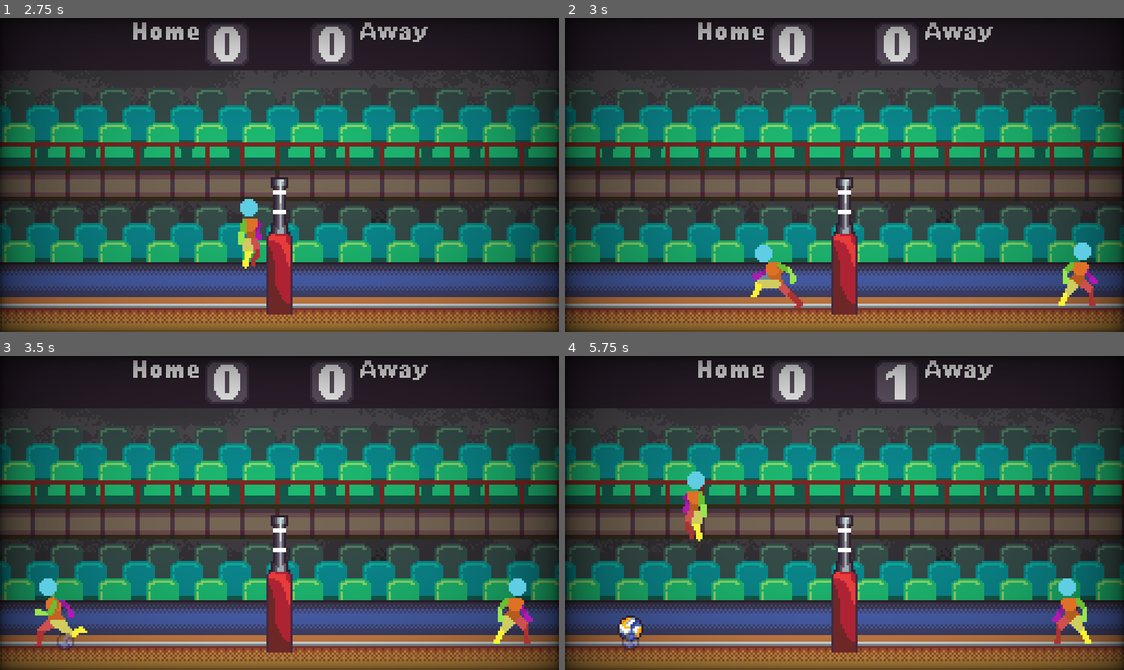
Above: before the commit, frames 1-4 (two rows, left to right).
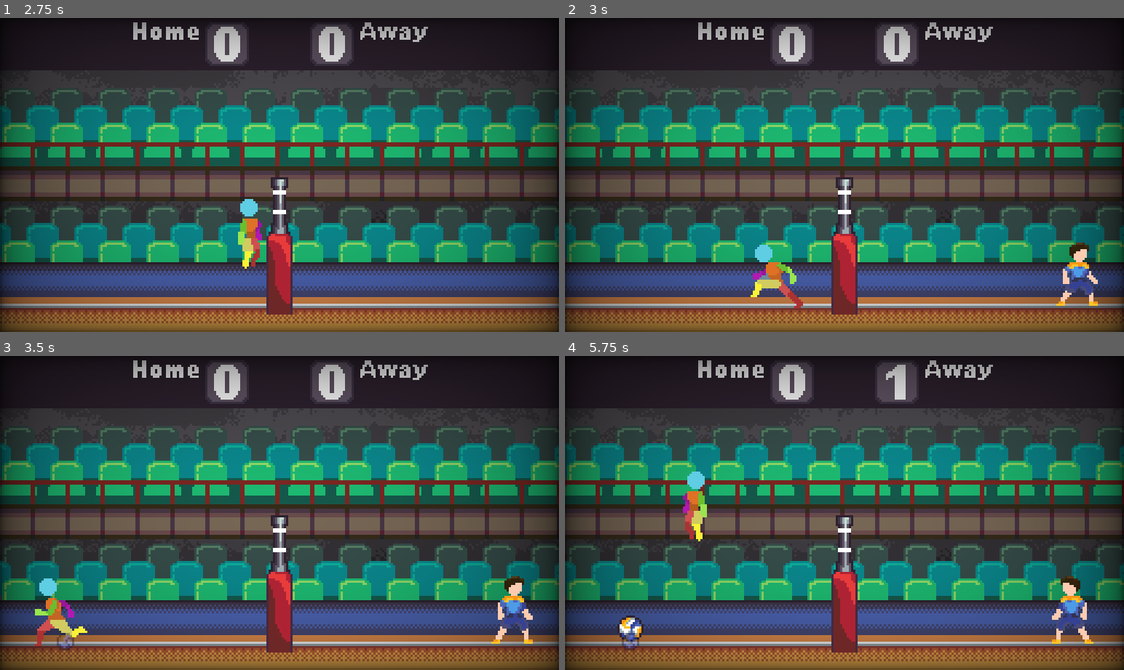
Above: after the commit, the same moments.

Repository: wonderdip/Arcade-Game
Game: Godot game, scene res://Scenes/Menus/title_screen.tscn
Same seed, same stepped clock (60 frames per second), same inputs: the game is played once before the commit and once after it.
Inputs:
- Up to frame 1 (2.75 s): click "Local Play" at 0.5 s; tap Enter at 1.25 s; hold D (right) from 1.28 s (still down); tap Q (hit) at 1.35, 2.3 s; tap W (jump) at 1.52, 2.27 s; tap C (bump) at 2.1 s
- Up to frame 2 (3 s): release D (right) at 2.78 s; hold A (left) from 2.78 s (still down); tap L (bump_2) at 2.85 s
- Up to frame 3 (3.5 s): keep holding A (left); tap Q (hit) at 3.05 s
- Up to frame 4 (5.75 s): release A (left) at 3.53 s; hold D (right) 3.53-5.03 s; tap Q (hit) at 3.6, 4.55, 5.3 s; tap W (jump) at 3.77, 4.52, 5.27 s; tap J (hit_2) at 4.35 s; hold A (left) from 5.03 s (still down); tap Left (left_2) at 5.1 s

Frame 1 is identical in both runs. In frame 2, 0.7% of the frame differs, in the area x 87-96%, y 71-92%; in frame 3, 0.8%, in the area x 87-96%, y 70-92%; in frame 4, 0.8%.

Commit message:
drew good version of idle animation

Diff:
--- a/Scripts/player_arms.gd
+++ b/Scripts/player_arms.gd
@@ -171,6 +171,8 @@
 	elif is_hitting or is_blocking:
 		hit_direction = Vector2(1 if facing_right else -1, -0.2).normalized()
 		impulse = hit_direction * hit_force + Vector2(0, -downward_force)
+		CamShake.cam_shake(2, 1, 0.3)
+		FrameFreeze.framefreeze(0.2, 0)
 	elif is_setting:
 		hit_direction = Vector2(0.2 if facing_right else -0.2, -1).normalized()
 		impulse = hit_direction * set_force + Vector2(0, set_upward_force)
Binary file changed: Assets/Characters/idle sprite-Sheet.png
Binary file changed: Assets/resurrect-64-Palette.aseprite
